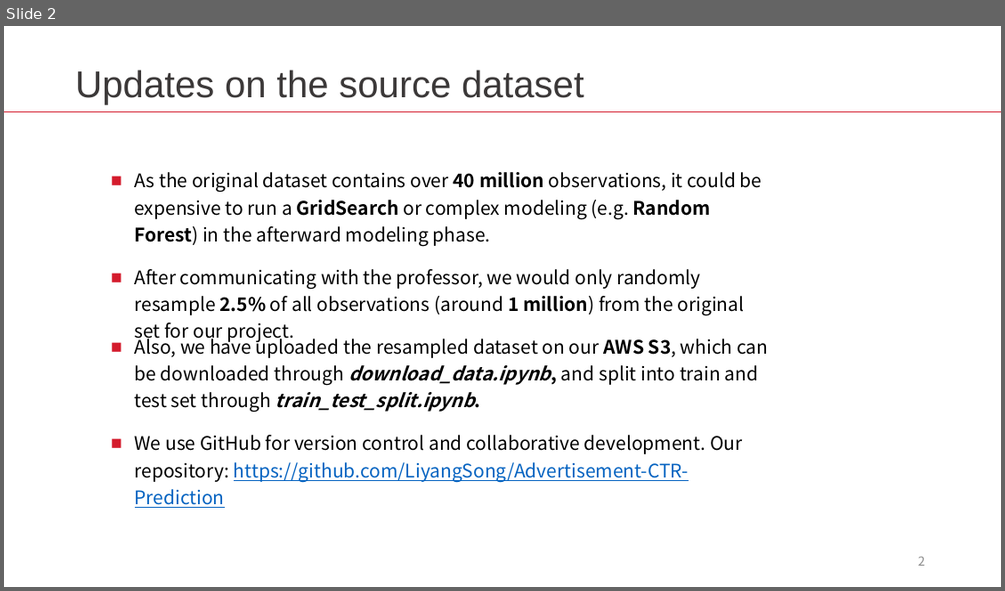
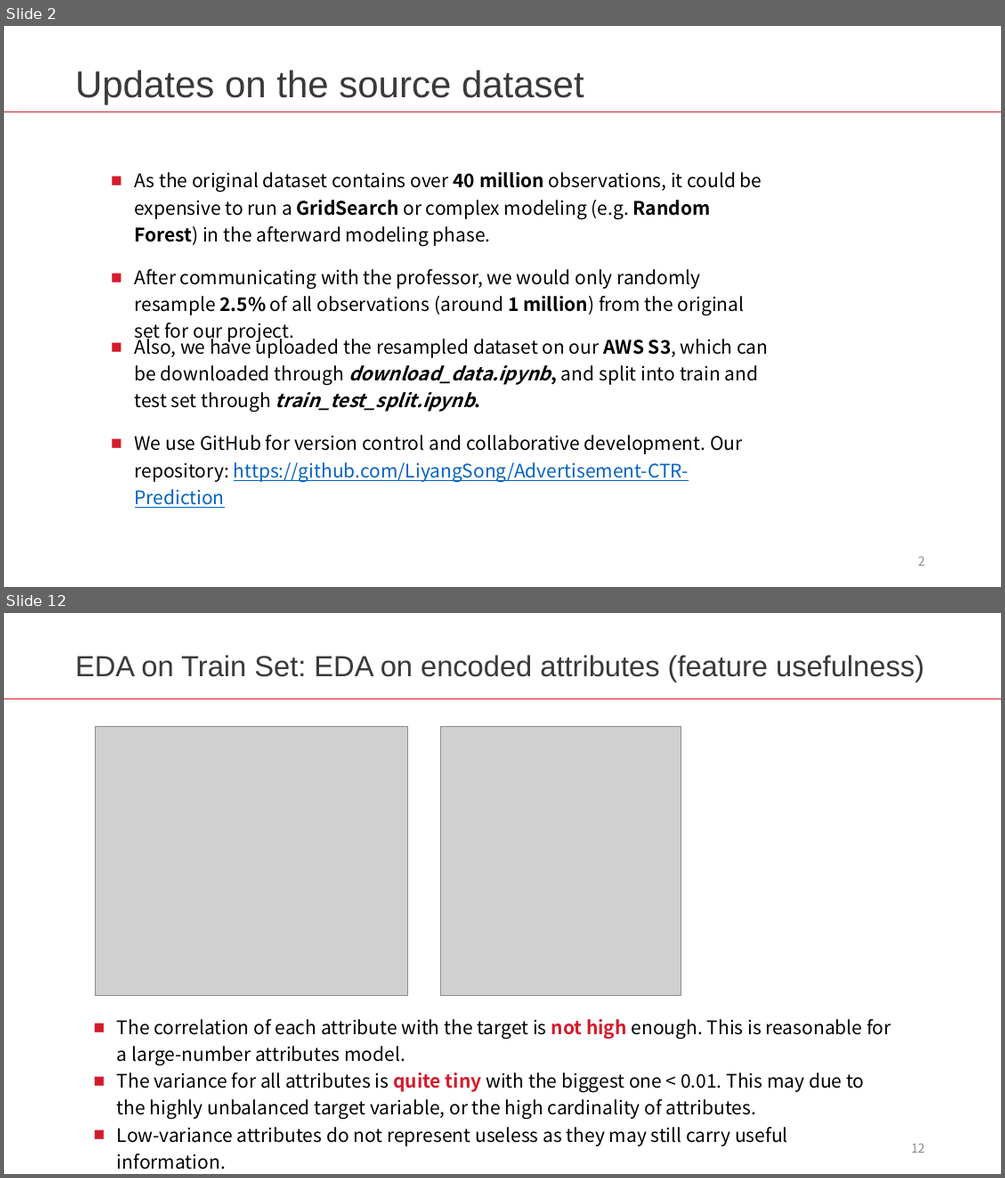
Before and after one commit to LiyangSong/Advertisement-CTR-Prediction, a slide deck: submissions/phase2/eda.pptx. Shown one above the other, each under a label of ours: slide 2 before the commit, slides 2 and 12 after it; the slides between them are not shown. The pictures are 1005x591 and 1005x1178 pixels, drawn with LibreOffice and Linux fonts; fonts in the diff are those of the drawing; grey boxes stand for pictures. Boxes give left, top, right and bottom in pixels: in the first picture for what was removed or moved away, otherwise in the second. Text is boxed around its words. In the diff, an @@ line names an element or a change of style, - is before the commit and + after.

```diff
--- a/submissions/phase2/eda.pptx
+++ b/submissions/phase2/eda.pptx
@@ slide 12 added at (x1=4, y1=613, x2=1001, y2=1174), background #FFFFFF @@
@@ text added at (x1=75, y1=655, x2=924, y2=682), 28 pt, text #3B3838 @@
+EDA on Train Set: EDA on encoded attributes (feature usefulness)
@@ rectangle added at (x1=4, y1=698, x2=1001, y2=699), fill #D41B2C @@
@@ picture added at (x1=95, y1=726, x2=407, y2=995) @@
@@ picture added at (x1=441, y1=726, x2=680, y2=995) @@
@@ text added at (x1=117, y1=1019, x2=890, y2=1146), 18 pt, text #000000 @@
+■ The correlation of each attribute with the target is not high enough. This is reasonable for a large-number attributes model.
+■ The variance for all attributes is quite tiny with the biggest one < 0.01. This may due to the highly unbalanced target variable, or the high cardinality of attributes.
+■ Low-variance attributes do not represent useless as they may still carry useful information.
@@ page number added at (x1=911, y1=1143, x2=925, y2=1152), 12 pt, text #8C8C8C @@
+12
```
Also in this commit, not shown: 10 other slides added, 1 slide removed, 1 other file.
